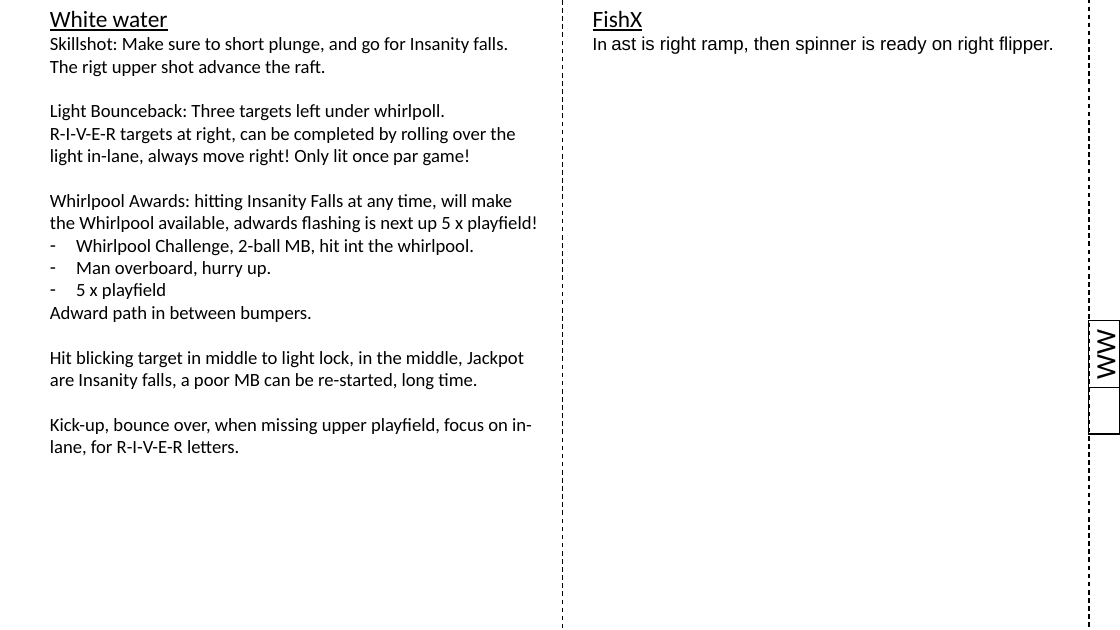
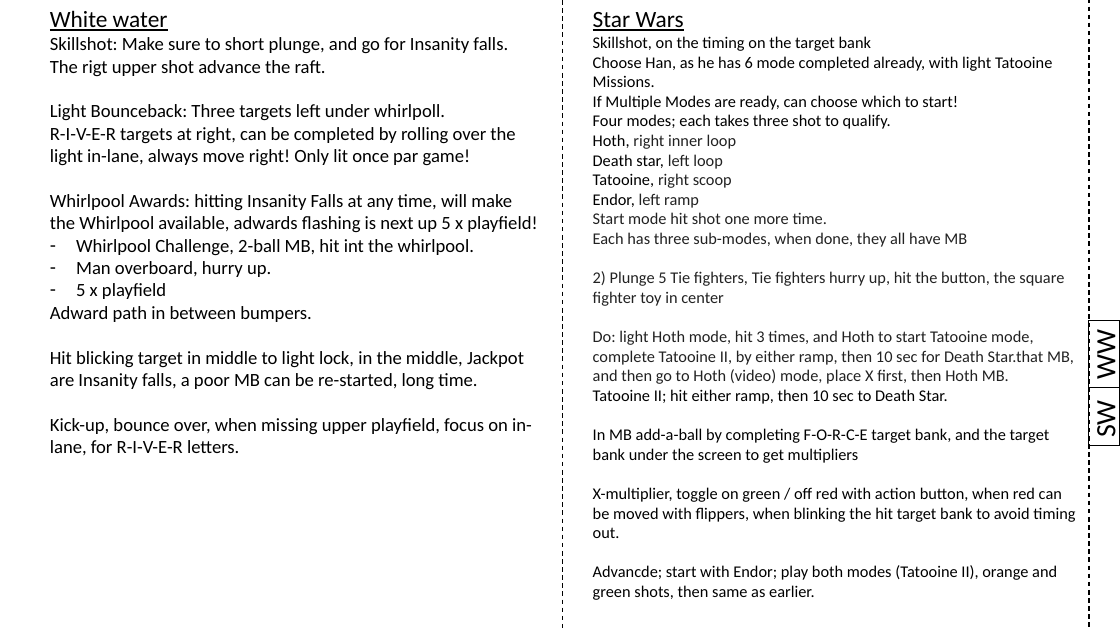
Before and after one commit to karstenbolge/PB, a slide deck: slide 18 of PB.pptx. Drawn at 1120x630 pixels with LibreOffice and Linux fonts; fonts in the diff are those of the drawing. Boxes give left, top, right and bottom in pixels: in the first picture for what was removed or moved away, otherwise in the second. Text is boxed around its words. In the diff, an @@ line names an element or a change of style, - is before the commit and + after.

Commit message:
Added SW

```diff
--- a/PB.pptx
+++ b/PB.pptx
@@ text at (593,12,1075,600): text changed; size 16 to 14 pt; font Arial to Calibri @@
-FishX
-In ast is right ramp, then spinner is ready on right flipper.
+Star Wars
+Skillshot, on the timing on the target bank
+Choose Han, as he has 6 mode completed already, with light Tatooine Missions.
+If Multiple Modes are ready, can choose which to start!
+Four modes; each takes three shot to qualify.
+Hoth, right inner loop
+Death star, left loop
+Tatooine, right scoop
+Endor, left ramp
+Start mode hit shot one more time.
+Each has three sub-modes, when done, they all have MB
+2) Plunge 5 Tie fighters, Tie fighters hurry up, hit the button, the square fighter toy in center
+Do: light Hoth mode, hit 3 times, and Hoth to start Tatooine mode, complete Tatooine II, by either ramp, then 10 sec for Death Star.that MB, and then go to Hoth (video) mode, place X first, then Hoth MB.
+Tatooine II; hit either ramp, then 10 sec to Death Star.
+In MB add-a-ball by completing F-O-R-C-E target bank, and the target bank under the screen to get multipliers
+X-multiplier, toggle on green / off red with action button, when red can be moved with flippers, when blinking the hit target bank to avoid timing out.
+Advancde; start with Endor; play both modes (Tatooine II), orange and green shots, then same as earlier.
@@ rectangle "SW": place and size @@
-rectangle "SW" at (1089,388,1120,434)
+rectangle "SW" at (1089,388,1120,447)
@@ text in rectangle at (1089,403,1120,437): text added @@
+SW
```
